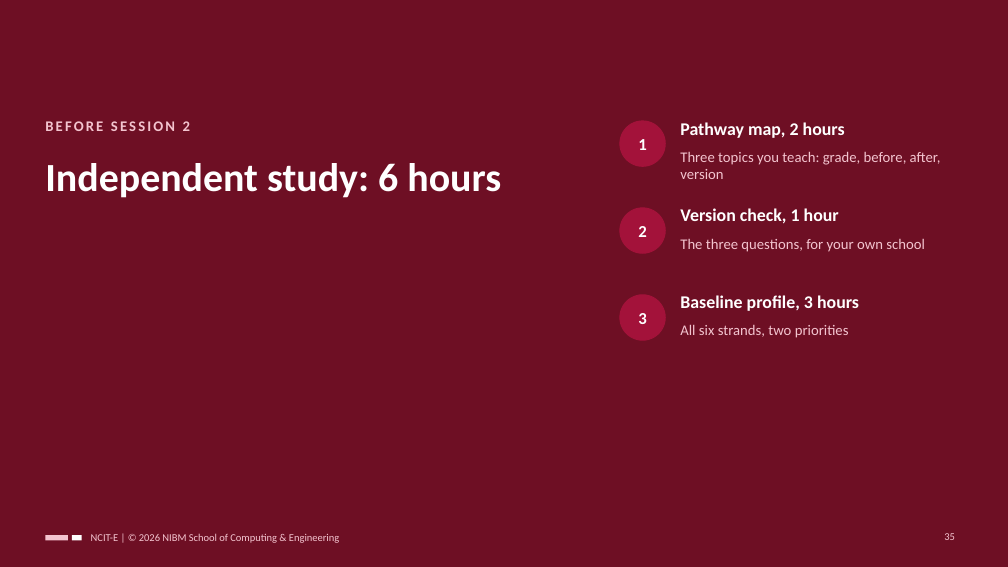
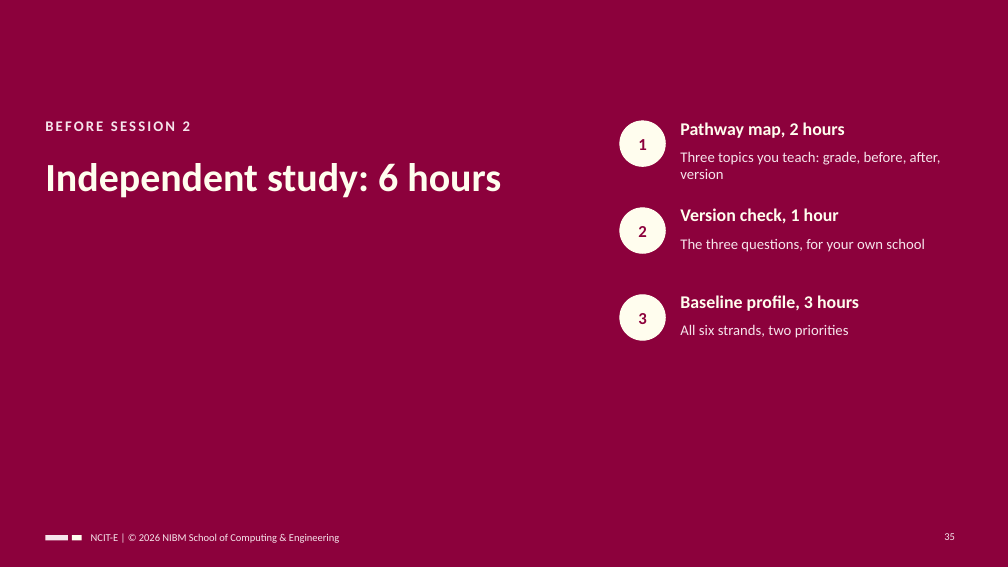
Before and after one commit to NIBM-SOCE/NCIT-E, a slide deck: slide 35 of sessions/s01/slides/ncit-e-s01-orientation.pptx. Drawn at 1008x567 pixels with LibreOffice and Linux fonts; fonts in the diff are those of the drawing. Boxes give left, top, right and bottom in pixels: in the first picture for what was removed or moved away, otherwise in the second. Text is boxed around its words. In the diff, an @@ line names an element or a change of style, - is before the commit and + after.

```diff
--- a/sessions/s01/slides/ncit-e-s01-orientation.pptx
+++ b/sessions/s01/slides/ncit-e-s01-orientation.pptx
@@ background #6E0F24 to #8C013C @@
@@ text colour #FFFFFF to #8C013C in 3 elements at <box>638,139,646,150</box>, <box>638,226,646,237</box>, <box>638,313,646,324</box> @@
@@ fill #A3123A to #FFFDEE; outline #A3123A 1 pt to #FFFDEE 1 pt in 3 elements at <box>620,121,665,166</box>, <box>620,208,665,253</box>, <box>620,295,665,340</box> @@
@@ text colour #FFFFFF to #FFFDEE in 4 elements at <box>45,163,501,198</box>, <box>680,122,845,138</box>, <box>680,208,839,224</box>, <box>680,295,859,311</box> @@
@@ rectangle at <box>45,535,68,541</box>: fill #F3C4CF to #F6E4EB @@
@@ rectangle at <box>72,535,82,541</box>: fill #FFFFFF to #FFFDEE @@
@@ text colour #F3C4CF to #F6E4EB in 6 elements at <box>45,121,190,131</box>, <box>680,151,941,179</box>, <box>680,238,925,252</box>, <box>680,324,849,338</box>, <box>944,533,955,540</box>, <box>91,533,339,543</box> @@
```
Also in this commit, not shown: 34 other slides changed, 30 other files.
